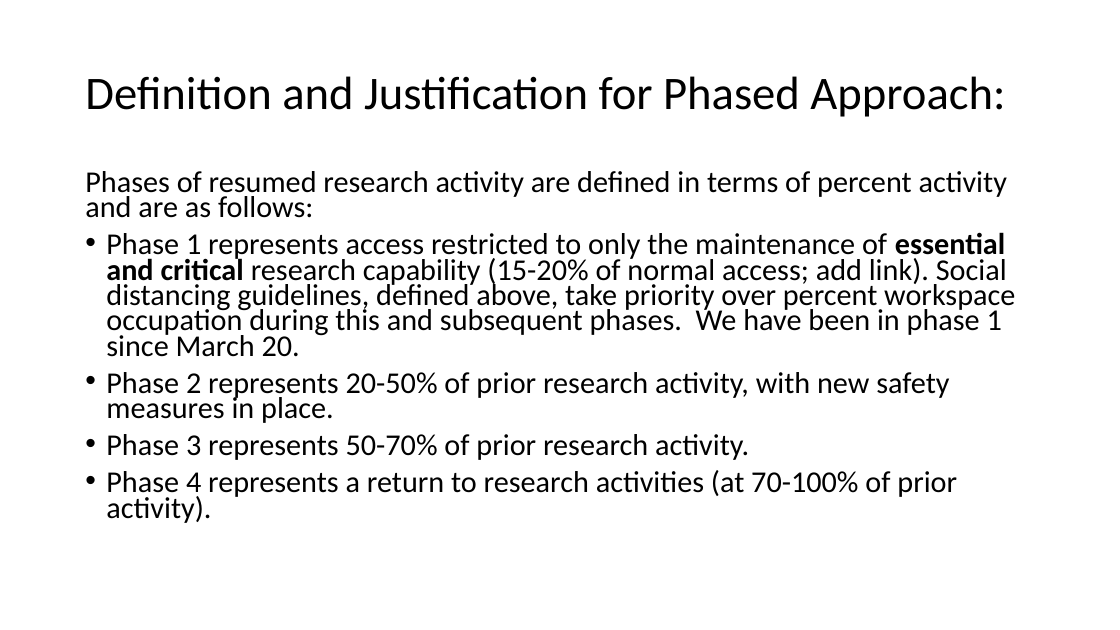
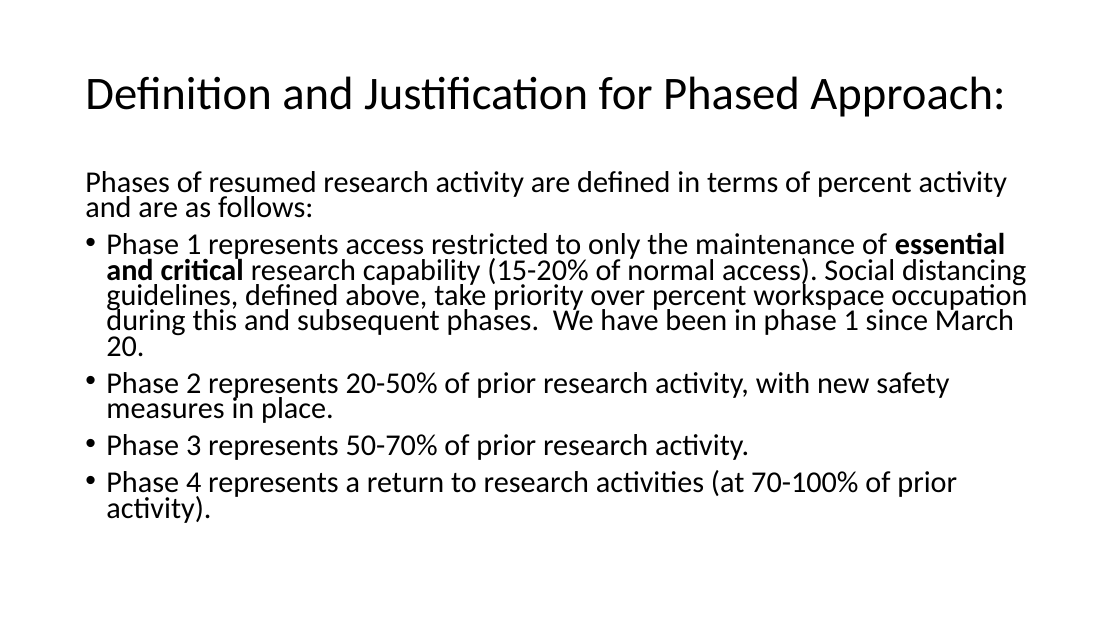
Before and after one commit to DCurrent/ehs-web, a slide deck: slide 5 of docs/ppt/train_resumption_of_research.pptx. Drawn at 1120x630 pixels with LibreOffice and Linux fonts; fonts in the diff are those of the drawing. Boxes give left, top, right and bottom in pixels: in the first picture for what was removed or moved away, otherwise in the second. Text is boxed around its words. In the diff, an @@ line names an element or a change of style, - is before the commit and + after.

```diff
--- a/docs/ppt/train_resumption_of_research.pptx
+++ b/docs/ppt/train_resumption_of_research.pptx
@@ text at (x1=106, y1=232, x2=1027, y2=357): text changed @@
-• Phase 1 represents access restricted to only the maintenance of essential and critical research capability (15-20% of normal access; add link). Social distancing guidelines, defined above, take priority over percent workspace occupation during this and subsequent phases. We have been in phase 1 since March 20.
+• Phase 1 represents access restricted to only the maintenance of essential and critical research capability (15-20% of normal access). Social distancing guidelines, defined above, take priority over percent workspace occupation during this and subsequent phases. We have been in phase 1 since March 20.
```
Also in this commit, not shown: 4 other slides changed, 2 other files.
